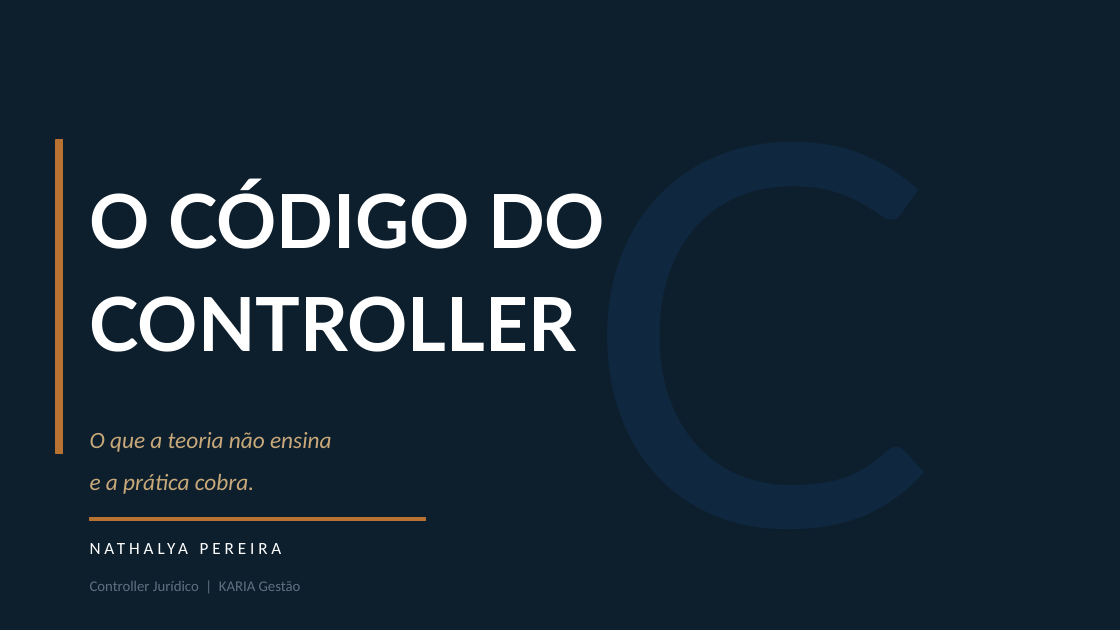
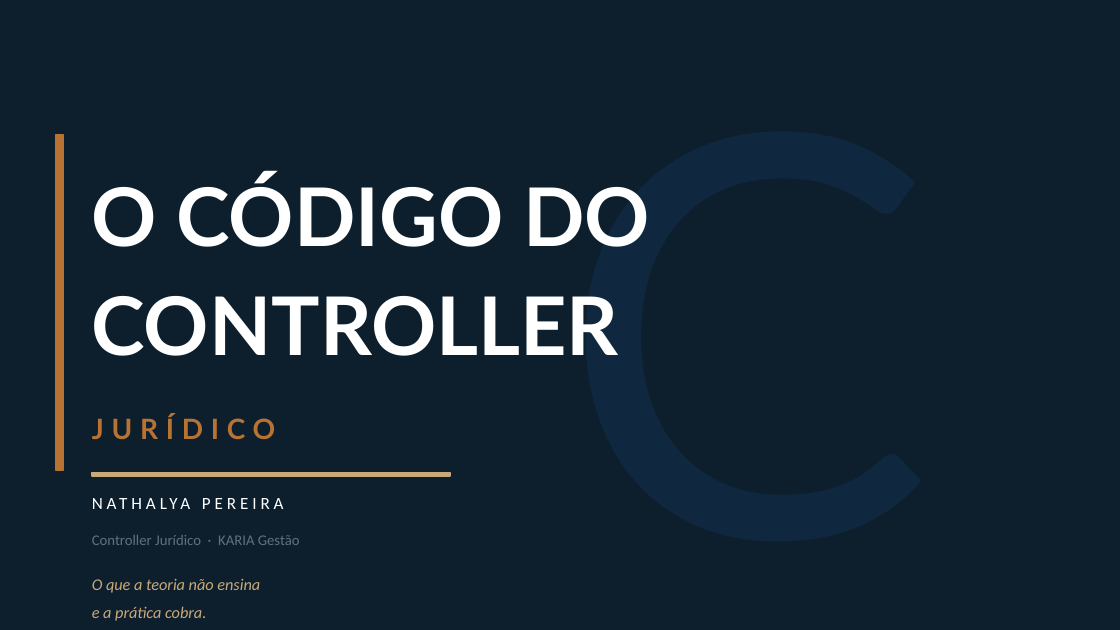
Before and after one commit to kariagestao/kariagestao.github.io, a slide deck: slide 1 of codigo-controller.pptx. Drawn at 1120x630 pixels with LibreOffice and Linux fonts; fonts in the diff are those of the drawing. Boxes give left, top, right and bottom in pixels: in the first picture for what was removed or moved away, otherwise in the second. Text is boxed around its words. In the diff, an @@ line names an element or a change of style, - is before the commit and + after.

```diff
--- a/codigo-controller.pptx
+++ b/codigo-controller.pptx
@@ text "C": place and size @@
-text "C" at (582, 194, 935, 248)
+text "C" at (560, 187, 934, 355)
@@ text "C" at (560, 187, 934, 355): size 340 to 360 pt @@
@@ rectangle: place and size @@
-rectangle at (56, 140, 63, 454)
+rectangle at (56, 134, 64, 470)
@@ text "O CÓDIGO DO" at (92, 176, 650, 356): size 48 to 52 pt; line spacing 1.15 to 1.12 @@
@@ text added at (92, 415, 276, 439), 18 pt, text #B87333, bold @@
+JURÍDICO
@@ rectangle: place and size @@
-rectangle at (90, 517, 426, 521)
+rectangle at (92, 473, 450, 476)
@@ rectangle at (92, 473, 450, 476): fill #B87333 to #C9A97A; outline #B87333 1 pt to #C9A97A 1 pt @@
@@ text "NATHALYA PEREIRA" rewrapped from (90, 529, 650, 567) to (92, 484, 708, 522) @@
@@ text at (92, 535, 300, 545): text changed @@
-Controller Jurídico | KARIA Gestão
+Controller Jurídico · KARIA Gestão
@@ text "O que a teoria não ...": place and size @@
-text "O que a teoria não ..." at (90, 432, 332, 494)
+text "O que a teoria não ..." at (92, 579, 260, 621)
@@ text "O que a teoria não ..." at (92, 579, 260, 621): size 15 to 10.5 pt; line spacing 1.5 to 1.45 @@
```
Also in this commit, not shown: 11 other slides changed, 2 slides added, 18 slides removed.
